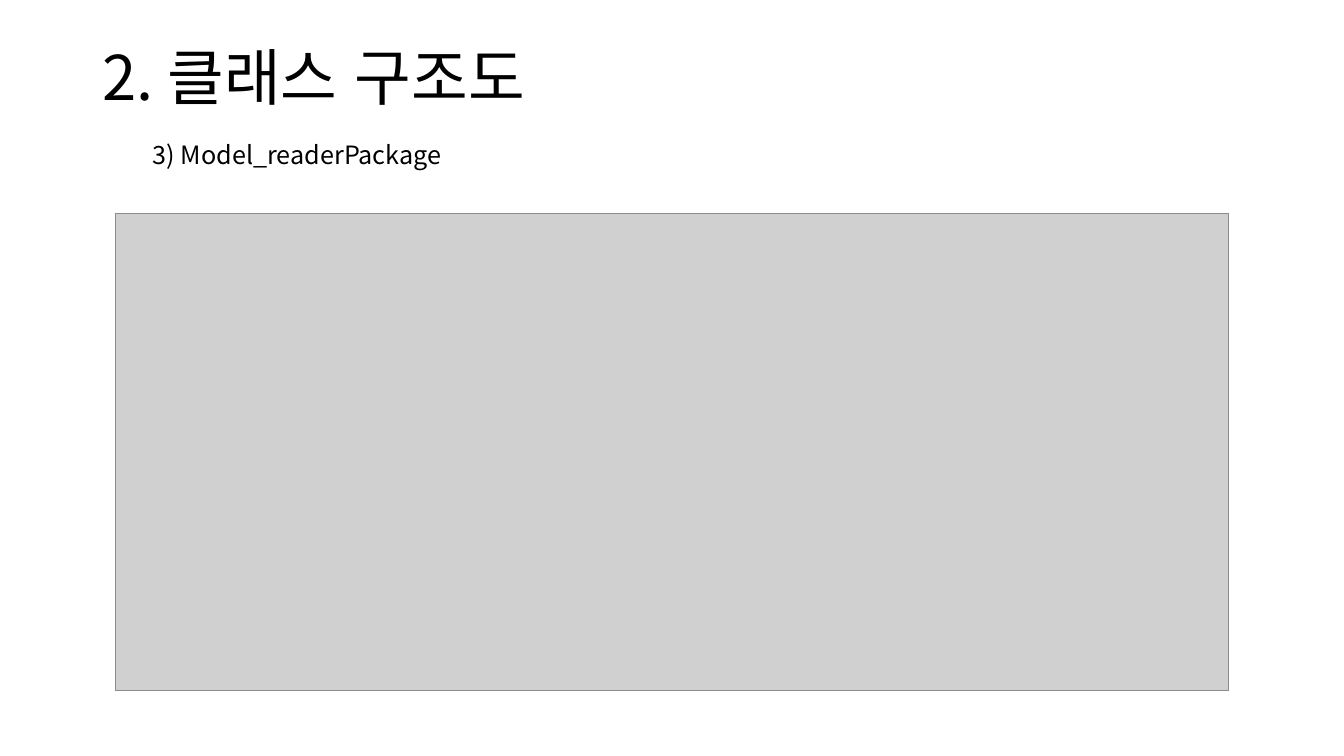
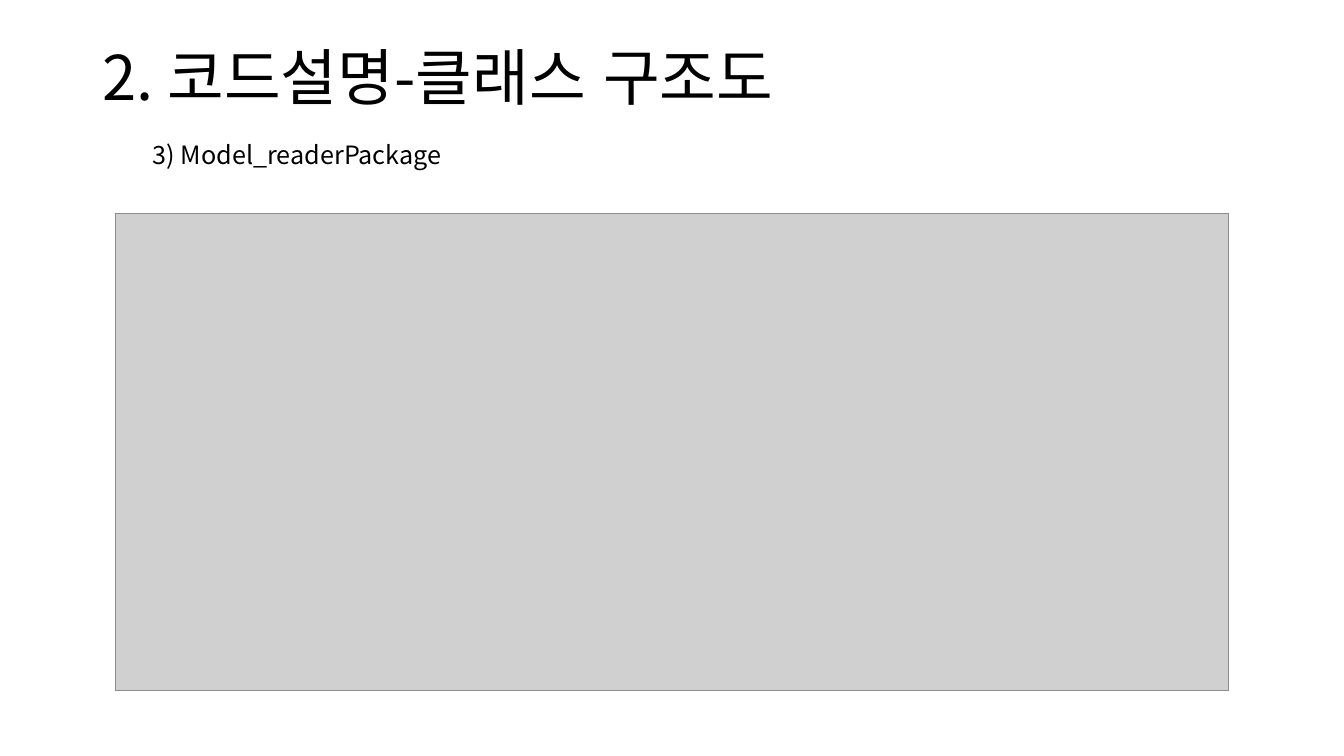
Before and after one commit to PKafka0320/clone-deemo, a slide deck: slide 7 of PSB_Project_report.pptx (slide 11 before the commit). Drawn at 1344x756 pixels with LibreOffice and Linux fonts; fonts in the diff are those of the drawing; grey boxes stand for pictures. Boxes give left, top, right and bottom in pixels: in the first picture for what was removed or moved away, otherwise in the second. Text is boxed around its words. In the diff, an @@ line names an element or a change of style, - is before the commit and + after.

```diff
--- a/PSB_Project_report.pptx
+++ b/PSB_Project_report.pptx
@@ title at [102,49,773,105]: text changed @@
-2. 클래스 구조도
+2. 코드설명-클래스 구조도
```
Also in this commit, not shown: 1 other slide changed, 1 slide added, 4 slides removed, 1 other file.
